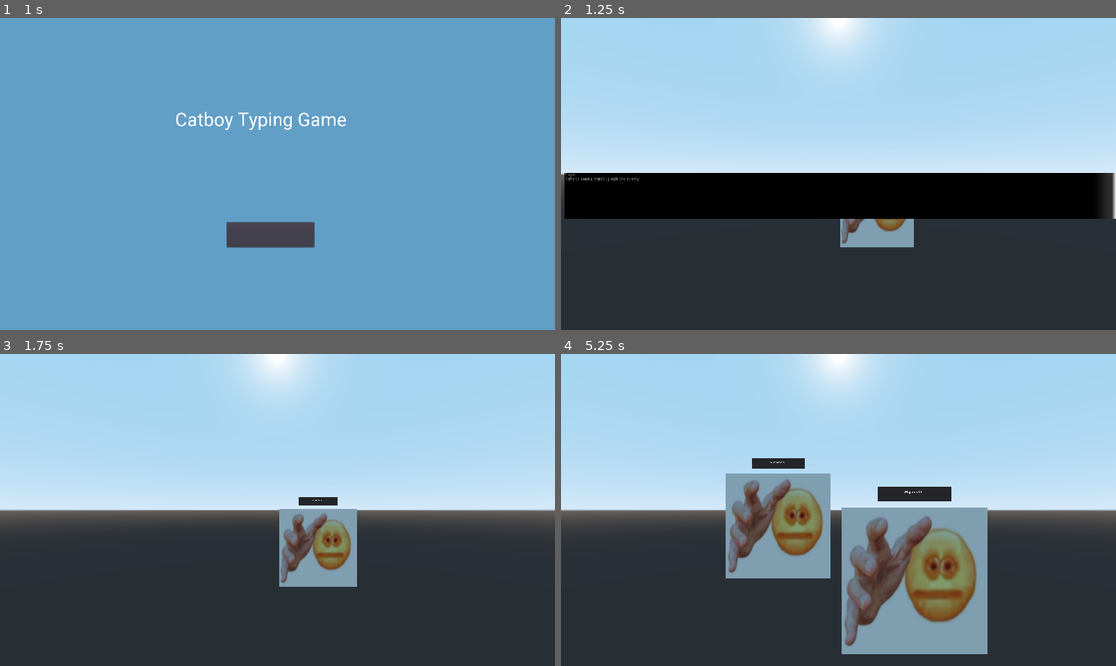
Above: before the commit, frames 1-4 (two rows, left to right).
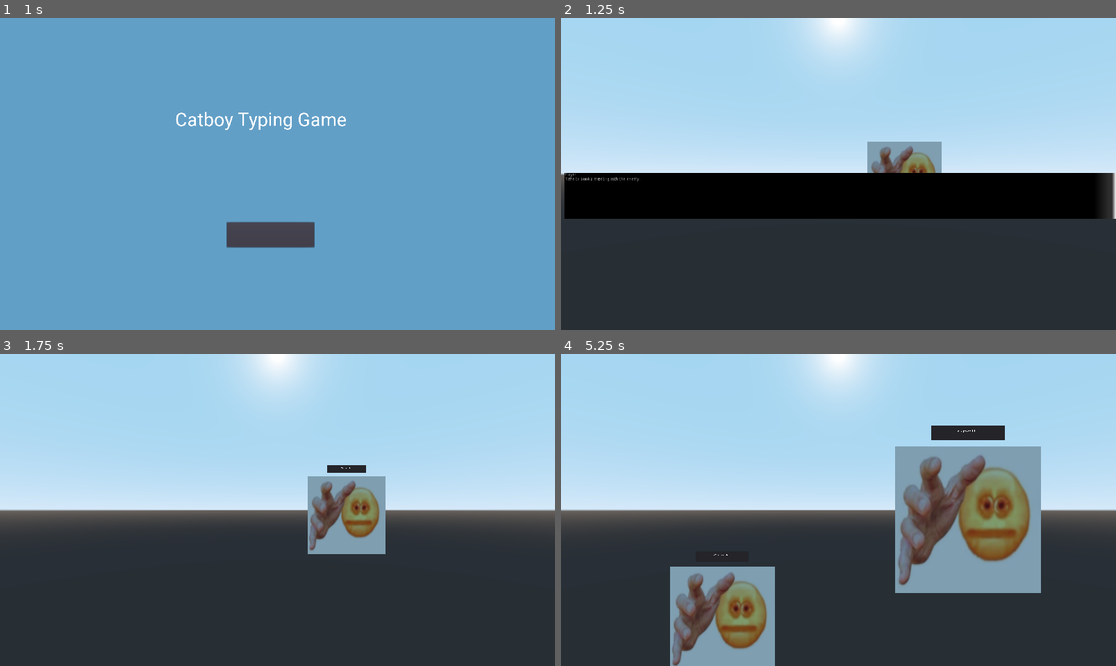
Above: after the commit, the same moments.

Repository: Warspiteful/catboy-typing
Game: Godot game, scene res://StartMenu.tscn
The game is run twice, just before and just after one commit, with the same random seed, the same clock (stepped at 60 frames per second) and the same inputs. The engine's default icon, where the game draws it, is replaced by a stand-in: a white triangle on a blue panel in a dark square. Sound files missing from this copy of the repository are replaced by a short silence.
Inputs (mouse positions are in pixels of both pictures, inside the frame that each line leads up to):
- Up to frame 1 (1 s): click (271, 233) at 0.5 s
- Up to frame 2 (1.25 s): no input
- Up to frame 3 (1.75 s): tap Enter at 1.25 s; hold Z (game_usage) from 1.28 s (still down)
- Up to frame 4 (5.25 s): release Z (game_usage) at 2.03 s; tap Z (game_usage) at 2.1, 3.6, 5.1 s; hold Z (game_usage) 2.78-3.53 s; hold Z (game_usage) 4.28-5.03 s

Frame 1 is identical in both runs. In frame 2, 2.6% of the frame differs, in the area x 50-69%, y 39-74%; in frame 3, 5.8%; in frame 4, 32%, in the area x 19-87%, y 22-100%.

Commit message:
Starting Documentation of Main.gd

Diff:
--- a/catboy-project/Scripts/Main.gd
+++ b/catboy-project/Scripts/Main.gd
@@ -1,98 +1,308 @@
 extends Spatial
 
+
+# Enemy List
+# - Holds all enemies to be spawned
 var Enemy = preload("res://Enemy.tscn")
 var Enemy2 = preload("res://Enemy.tscn")
 var Enemy3 = preload("res://Enemy.tscn")
 var Enemy4 = preload("res://Enemy.tscn")
+
+# Dialogue Start Signal
+# - Communicates with DialoguePlayer to start conversation
+#   given by converation_number, stored in array found in
+#	DialoguePlayer
 signal dialogue_start(conversation_number)
 
+#-------------------#
+#Important Variables#
+#-------------------#
+
 var active_enemy = null;
+# Holds the current enemy being typed
+
 var current_letter_index: int = -1
+# Holds the index in the word being typed
+
 var difficulty :int = 1
+# Holds the tracker for difficulty
+# - Difficulty is used to scale spawn and movement speed
+
 var enemies_killed : int = 0
+# Tracks how many enemies have been killed
+
 var health : int = 5
+# Tracks the health of the player
+# - Used for loss condition
+
 var level : int = 0
-
+# Tracks the level of the game
+# - Used to increment difficulty of Word List
+
+#-------------------------#
+#References to Other Nodes#
+#-------------------------#
+
+## Enemy Spawning
 onready var enemy_container = $EnemyContainer
-onready var spawn_container = $SpawnContainer
+# Holds all active enemies
+# - Used to iterate quickly through all enemy instances
+
 onready var spawn_timer = $SpawnTimer
+# Timer used to trigger spawning of enemies
+# - When timed out, calls  _on_SpawnTimer_timeout()
+
 onready var difficulty_timer = $DifficultyTimer
+# Timer used to increment difficulty
+# - When timed out, calls  _on_DifficultyTimer_timeout()
+
+## UI
+### Used to write variable values to UI items
 onready var difficulty_value = $CanvasLayer/VBoxContainer/BottomRow/BottomRow/DifficultyLabelValue
 onready var health_value = $CanvasLayer/VBoxContainer/TopRow/TopRowH/HealthVal
 onready var killed_value = $CanvasLayer/VBoxContainer/TopRow/TopRowH/EnemiesKilledValue
+
+## Screens
 onready var game_over_screen = $CanvasLayer/GameOverScreen
 onready var game_pause_screen = $CanvasLayer/GamePauseScreen
 
+
+#Ready Function
+# - Called Automatically when Node is Initialized
 func _ready():
+
+	# Set mode for handling key inputs - Don't worry about this
 	OS.set_ime_active(true)
+
+	# Initializes Game
 	start_game()
 
-func find_new_active_enemy(typed_character: String):
-	for enemy in enemy_container.get_children():
-		var prompt = enemy.get_prompt()
-		var next_char = prompt.substr(0,1).to_lower()
-
-
-		if next_char == typed_character:
-			active_enemy = enemy
-			current_letter_index = 1
-			active_enemy.set_next_character(current_letter_index)
-			return
-
+# Start Game Function
+# - Sets all starting conditions for game
+# - Resets to base conditions
+func start_game():
+
+	# Hides all menus
+	game_pause_screen.hide()
+	game_over_screen.hide()
+
+	# Plays starting dialogue
+	playDialogue()
+
+	# Resets all variables
+	difficulty = 0
+	enemies_killed = 0
+	difficulty_value.text = str(0)
+	killed_value.text = str(0)
+	health_value.text = str(health)
+
+	# Randomizes Seed - Prevents Identical RNG
+	# - Built-in Function
+	randomize()
+
+	# Starts Timers
+	spawn_timer.start() # Starts timer for spawning
+	difficulty_timer.start() # Starts timer for incrementing difficulty
+
+	# Spawns first enemy to start game
+	# - Otherwise, would need to wait for timer to finish for first
+	#	enemy to spawn
+	spawn_enemy()
+
+# Process Function
+# - Called Every Frame Automatically
+# - Used to track health and damage
+# - Checks loss condition
 func _process(delta):
 
+	# Check Loss Condition
 	if(health <= 0):
 		game_over()
 		return
+
+	# Process Damage
+	## Iterate through all enemies
 	for enemy in enemy_container.get_children():
+		## Process all values held in a queue - continue while not empty
+		### Damage is processed like items in a line
 		while(!enemy.damage_queue.empty()):
+
+
+			## Subtract damage from health and remove from queue
 			health -= enemy.damage_queue.pop_back();
+
+			## Update text shown in UI
 			health_value.text = str(health);
 
-func _input(event: InputEvent) -> void:
+# Input Function
+# - Called Every time an input is processed
+# 	- This means called every time a key is pressed for our purposes
+func _input(event: InputEvent):
+
+	# Checked if Event was a key being typed
+	# - This allows us to ignore all other events
 	if event is InputEventKey and not event.is_pressed():
+
+		# Take in event into a variable
 		var typed_event = event as InputEventKey
 
+		# Convert event into a character - I don't understand this either
 		var key_typed = PoolByteArray([typed_event.scancode]).get_string_from_utf8().to_lower()
 
+		# Checks if an enemy is being actively targeted
+		##	-	This means - did the user already kill the previous
+		##		enemy and trying to type in a new one?
 		if active_enemy == null:
+			# If so, search for an enemy using the typed-in character
 			find_new_active_enemy(key_typed)
 		else:
+			# Come here if an enemy has already been found and this
+			# 	key press is part of a word that is being completed.
+			# The found enemy has been set to active_enemy. See the
+			# 	find_new_active_enemy for more information.
+
+			# Get the string prompt of the active_enemy
 			var prompt = active_enemy.get_prompt()
+
+			# Get the value of the character that must be typed next
+			# - current_letter_index tracks where we are in a word
+			# - 1 means we only take one character
 			var next_char = prompt.substr(current_letter_index,1)
 
+			# Check if the key typed is equal to the next character
 			if key_typed == next_char:
+
+				# Prints to Console for Debugging Purposes
 				print("successfully typed %s " % key_typed)
+
+				# Increments index in the word to next character
 				current_letter_index += 1
+
+				# Handles Visual Tracking in Label - documented more in Enemy.gd
 				active_enemy.set_next_character(current_letter_index)
-				print(prompt.length())
+
+				# Check if entire word has been typed
+				# - If tracker has gone through entire word
 				if current_letter_index == prompt.length():
+
+					# Printing for Debug Purposes
 					print("Killed Enemy!")
+
+					# Reset current_letter_index
+					# - Arrays start at 0, so should set to -1 to be safe
 					current_letter_index = -1
+
+					# Resets Active Enemy
+					## Delete Enemy Instance
 					active_enemy.queue_free()
+					## Nulls Active_Enemy, enables searching again
 					active_enemy = null
+
+					# Update Enemy Kill UI
+					## Increments Enemy killed tracker
 					enemies_killed += 1
+					## Updates UI element
 					killed_value.text = str(enemies_killed)
 			else:
+				# If typed character is not equal to next char, print for debug
 				print("Incorrectly type %s instead of %s" % [key_typed, next_char])
 
+# Spawn Enemy Function
+## - Handles the instantiation of enemy objects
+func spawn_enemy():
+
+	# Creates an instance of the enemy
+	var enemy_instance = Enemy.instance()
+
+	# Sets its position to a random place within view
+	# - Numbers found through experimentation
+	enemy_instance.set_translation(Vector3(rand_range(-3,3),rand_range(-3,0),-6))
+
+	# Set instance to a child of enemy_container
+	# - This allows us to quickly iterate through all existing instances
+	enemy_container.add_child(enemy_instance)
+
+	# Tells instance the current difficulty
+	## This allows it to get up to the current speed scale
+	enemy_instance.set_difficulty(difficulty)
+
+# Find New Active Enemy
+## - Called when a key is typed and we have no active enemy (no word mid-completion)
+## - Need to find an enemy to target
+func find_new_active_enemy(typed_character: String):
+
+	# Iterates through all enemies
+	# - All enemies are made children of enemy_container during spawning
+	for enemy in enemy_container.get_children():
+
+		# Get the prompt stored in the enemy
+		# - What word prompt do they have?
+		var prompt = enemy.get_prompt()
+
+		# Get the first character of the above-mentioned prompt
+		var next_char = prompt.substr(0,1).to_lower()
+
+		# Check if typed character is equal to above-mentioned character
+		if next_char == typed_character:
+			# If so...
+
+			# This is now the enemy we're fighting
+			# - All subsequent key types will be checking against this enemy
+			active_enemy = enemy
+
+			# Set character tracker to the second character of the word
+			current_letter_index = 1
+
+			# Update UI label - See Enemy.gd for information
+			active_enemy.set_next_character(current_letter_index)
+
+			# Exit function
+			return
+
+# Game Over Function
+## - Called in _process when loss condition is hit
+func game_over():
+
+	# Display Game Over Screen
+	game_over_screen.show()
+
+	# Disable all game variables
+	active_enemy = null
+	current_letter_index = -1
+
+	# Stop Timers
+	spawn_timer.stop()
+	difficulty_timer.stop()
+
+	# Delete All Enemies
+	for enemy in enemy_container.get_children():
+		enemy.queue_free()
+
+
+# Play Dialogue Function
+# - Communicates with DialoguePlayer.gd
+# - Pauses Gameplay to allow dialogue to play
+func playDialogue():
+
+	# Pauses processing
+	get_tree().paused = true
+
+	# Tells DialoguePlayer to play dialogue
+	# - Conversation number correlates to current level
+	# - For information on level, see _on_DifficultyTimer_timeout
+	emit_signal("dialogue_start",level)
+
+# Spawn Timer Timeout
+# - Called when Spawn Timer Elapses
 func _on_SpawnTimer_timeout() -> void:
+	# Call spawn_enemy to spawn a new enemy
 	spawn_enemy()
-	pass
-
-func spawn_enemy():
-
-	var enemy_instance = Enemy.instance()
-	var spawns = spawn_container.get_children()
-	var index = randi() % spawns.size()
-	enemy_instance.set_translation(Vector3(rand_range(-3,3),rand_range(-3,0),-6))
-	enemy_container.add_child(enemy_instance)
-	enemy_instance.set_difficulty(difficulty)
-
+
+# Difficulty Timer Timeout
+# - Called when Difficulty Timer Elapses
+# - Handles incrementing Difficulty
 func _on_DifficultyTimer_timeout():
 	if difficulty >= 10:
-		print("WATCH OUT")
-		print("Level")
 		if level < 2:
 			level += 1
 			difficulty = 0
@@ -113,35 +323,6 @@
 	var new_wait_time = spawn_timer.wait_time - 0.2
 	spawn_timer.wait_time = clamp(new_wait_time, 1, spawn_timer.wait_time)
 
-func game_over():
-	game_over_screen.show()
-	active_enemy = null
-	current_letter_index = -1
-	spawn_timer.stop()
-	difficulty_timer.stop()
-	for enemy in enemy_container.get_children():
-		enemy.queue_free()
-
-
-func playDialogue():
-	get_tree().paused = true
-	emit_signal("dialogue_start",level)
-
-func start_game():
-	game_pause_screen.hide()
-	game_over_screen.hide()
-	playDialogue()
-	difficulty = 0
-	enemies_killed = 0
-	difficulty_value.text = str(0)
-	killed_value.text = str(0)
-	health_value.text = str(health)
-	randomize()
-	spawn_enemy()
-	spawn_timer.start()
-	difficulty_timer.start()
-
-
 func _on_PauseButton_pressed():
 	get_tree().paused = true
 	game_pause_screen.show()
@@ -154,6 +335,5 @@
 	print("Restarted")
 	start_game()
 
-
 func _on_DialoguePlayer_dialogue_end(conversation_number):
 	get_tree().paused = false
